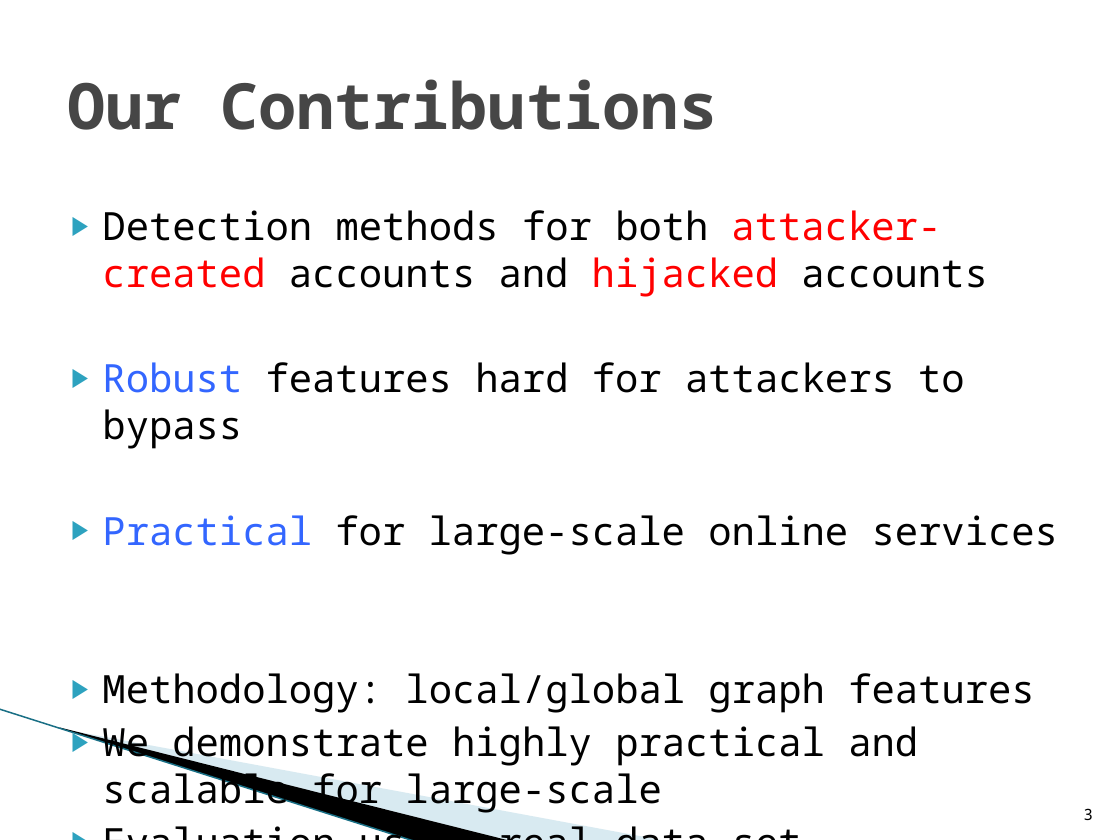
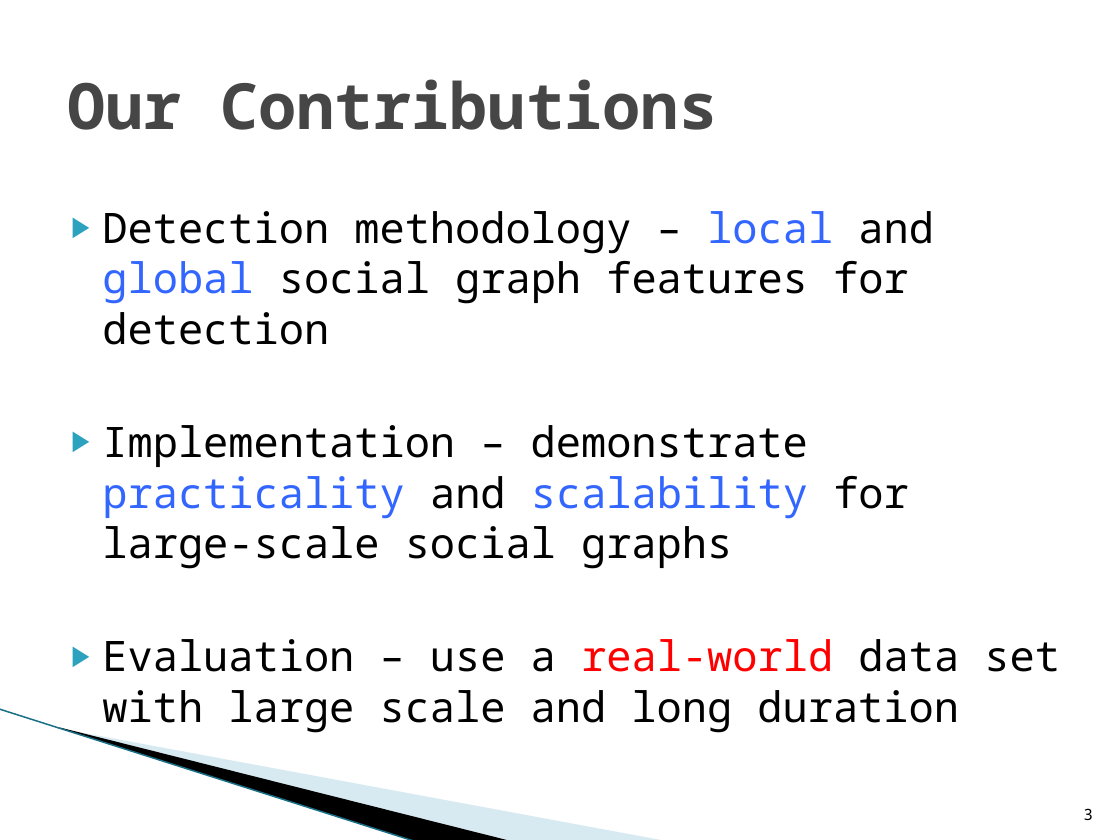
Before and after one commit to quietbamboo/homepage, a slide deck: slide 3 of slides/asiaccs_socialwatch.pptx. Drawn at 1120x840 pixels with LibreOffice and Linux fonts; fonts in the diff are those of the drawing; background and template pictures are left out. Boxes give left, top, right and bottom in pixels: in the first picture for what was removed or moved away, otherwise in the second. Text is boxed around its words. In the diff, an @@ line names an element or a change of style, - is before the commit and + after.

```diff
--- a/slides/asiaccs_socialwatch.pptx
+++ b/slides/asiaccs_socialwatch.pptx
@@ text at (102,211,1060,733): text changed; size 25 to 27 pt @@
-▶ Detection methods for both attacker-created accounts and hijacked accounts
-▶ Robust features hard for attackers to bypass
-▶ Practical for large-scale online services
-▶ Methodology: local/global graph features
-▶ We demonstrate highly practical and scalable for large-scale
-▶ Evaluation using real data set
+▶ Detection methodology – local and global social graph features for detection
+▶ Implementation – demonstrate practicality and scalability for large-scale social graphs
+▶ Evaluation – use a real-world data set with large scale and long duration
```
Also in this commit, not shown: 5 other slides changed, 1 other file.
